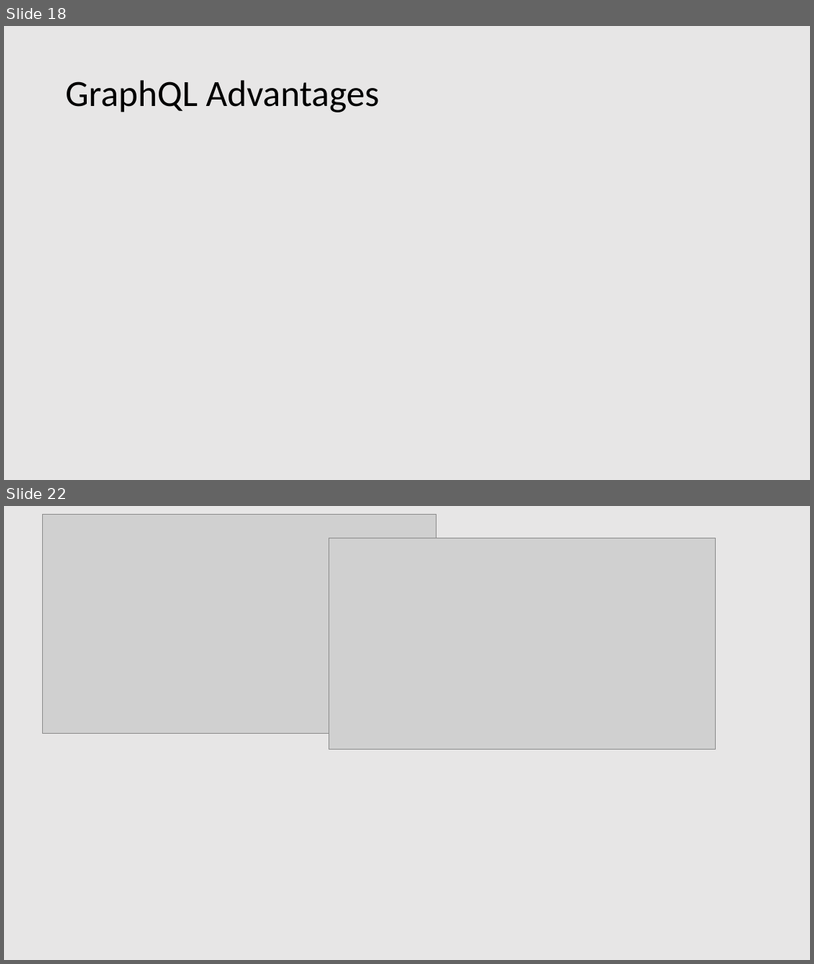
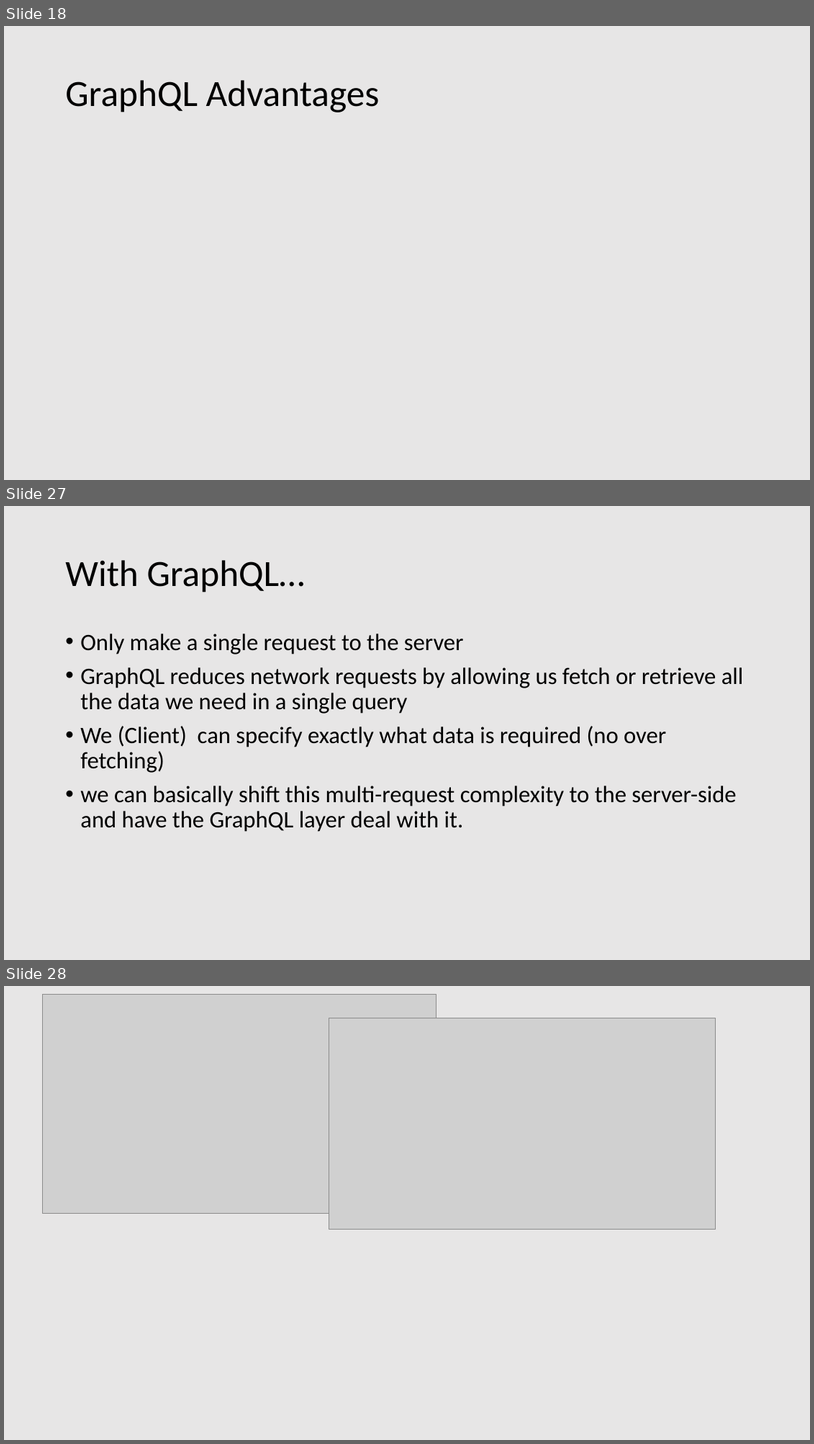
Before and after one commit to patelg123/graphql-presentation, a slide deck: current.pptx. Shown one above the other, each under a label of ours: slides 18 and 22 before the commit, slides 18, 27 and 28 after it; the slides between them are not shown. The pictures are 814x964 and 814x1444 pixels, drawn with LibreOffice and Linux fonts; fonts in the diff are those of the drawing; grey boxes stand for pictures. Boxes give left, top, right and bottom in pixels: in the first picture for what was removed or moved away, otherwise in the second. Text is boxed around its words. In the diff, an @@ line names an element or a change of style, - is before the commit and + after.

```diff
--- a/current.pptx
+++ b/current.pptx
@@ slide 27 added at (4, 506, 810, 960), background #E7E6E6 @@
@@ title added at (65, 560, 305, 592), 44 pt, text #000000 @@
+With GraphQL…
@@ text added at (80, 633, 744, 831), 28 pt, text #000000 @@
+• Only make a single request to the server
+• GraphQL reduces network requests by allowing us fetch or retrieve all the data we need in a single query
+• We (Client) can specify exactly what data is required (no over fetching)
+• we can basically shift this multi-request complexity to the server-side and have the GraphQL layer deal with it.
@@ what was slide 22 is now slide 28 @@
```
Also in this commit, not shown: 8 other slides added, 3 slides removed, 1 other file.
